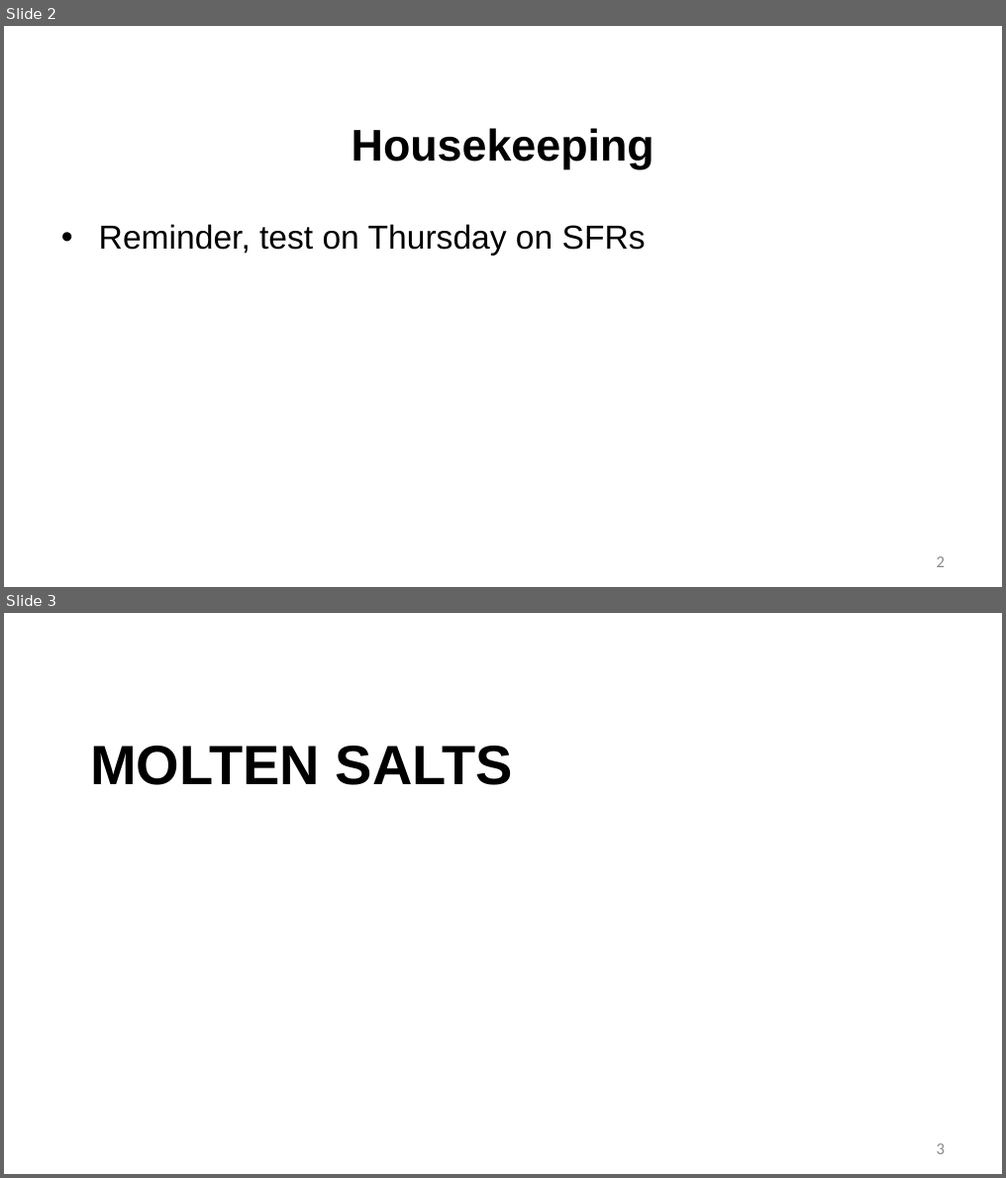
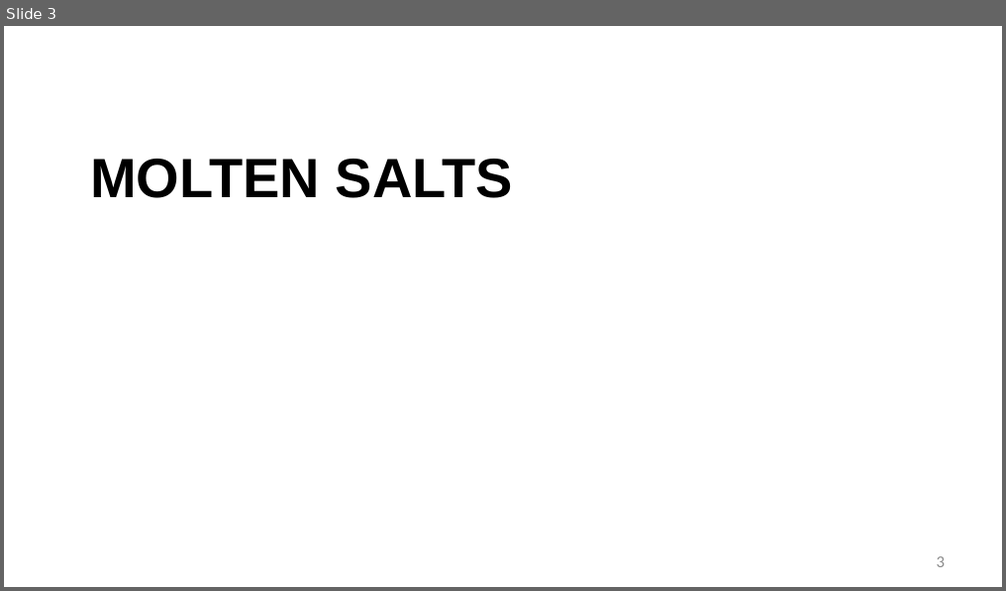
Before and after one commit to benbeeler/TEACHING, a slide deck: Advanced Reactor Materials/Fall2025/Lec13_MoltenSalts.pptx. Shown one above the other, each under a label of ours: slides 2 and 3 before the commit, slide 3 after it. The pictures are 1006x1178 and 1006x591 pixels, drawn with LibreOffice and Linux fonts; fonts in the diff are those of the drawing; background and template pictures are left out. Boxes give left, top, right and bottom in pixels: in the first picture for what was removed or moved away, otherwise in the second. Text is boxed around its words. In the diff, an @@ line names an element or a change of style, - is before the commit and + after.

```diff
--- a/Advanced Reactor Materials/Fall2025/Lec13_MoltenSalts.pptx
+++ b/Advanced Reactor Materials/Fall2025/Lec13_MoltenSalts.pptx
@@ slide 2 removed at (4,26,1002,587), background #FFFFFF @@
@@ title removed at (351,128,654,170) @@
-Housekeeping
@@ text removed at (99,224,646,256) @@
-• Reminder, test on Thursday on SFRs
@@ page number removed at (937,557,944,568) @@
-2
```
Also in this commit, not shown: 27 slides changed, 1 slide added, 6 other files.
